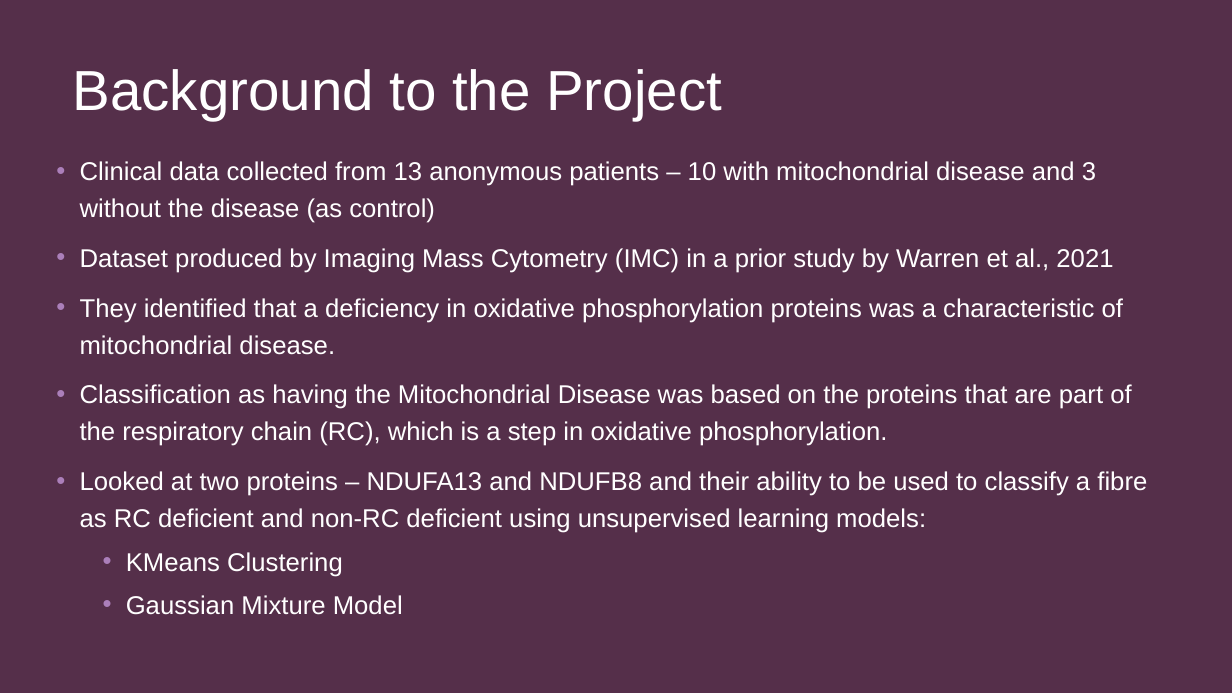
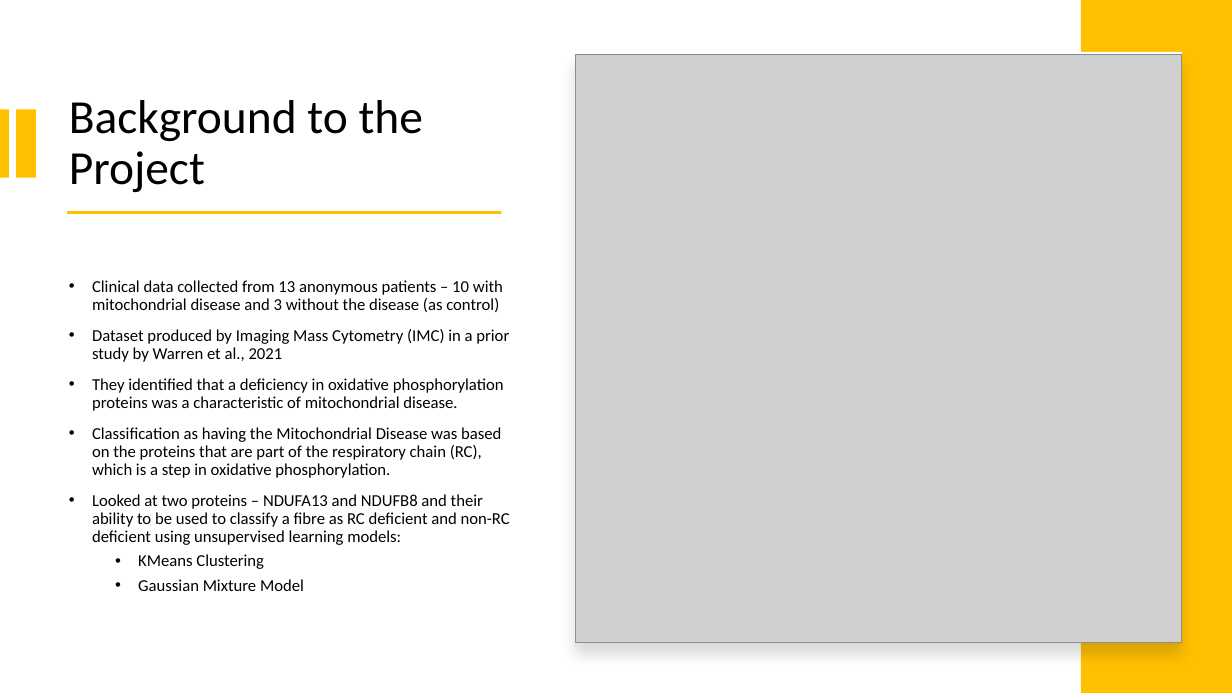
Before and after one commit to FNgongo/Classification_of_fibres_from_the_mitochondrial_disease_dataset_using_clustering_techniques, a slide deck: slide 2 of Dissertation27:Aug/Presentation Diss.pptx. Drawn at 1232x693 pixels with LibreOffice and Linux fonts; fonts in the diff are those of the drawing; grey boxes stand for pictures. Boxes give left, top, right and bottom in pixels: in the first picture for what was removed or moved away, otherwise in the second. Text is boxed around its words. In the diff, an @@ line names an element or a change of style, - is before the commit and + after.

```diff
--- a/Dissertation27:Aug/Presentation Diss.pptx
+++ b/Dissertation27:Aug/Presentation Diss.pptx
@@ background #3B2134 to #FFFFFF @@
@@ rectangle removed at [0, 0, 1232, 693] @@
@@ rectangle added at [1081, 0, 1232, 693], fill #FFC000 @@
@@ rectangle added at [575, 52, 1182, 641], fill #FFFFFF @@
@@ picture added at [576, 55, 1182, 642] @@
@@ title "Background to the Project": place and size @@
-title "Background to the Project" at [73, 69, 722, 120]
+title "Background to the Project" at [69, 100, 423, 192]
@@ title "Background to the Project" at [69, 100, 423, 192]: size 44 to 37 pt, font Arial to Calibri, text colour #FFFFFF to #000000; line spacing 0.88 to 0.9; vertical alignment top to middle @@
@@ rectangle added at [0, 109, 9, 177], fill #FFC000 @@
@@ rectangle added at [16, 109, 35, 177], fill #FFC000 @@
@@ text "Clinical data collected from 13 ...": place and size @@
-text "Clinical data collected from 13 ..." at [80, 161, 1147, 615]
+text "Clinical data collected from 13 ..." at [92, 280, 510, 591]
@@ text "Clinical data collected from 13 ..." at [92, 280, 510, 591]: size 20 to 13 pt, font Arial to Calibri, text colour #FFFFFF to #000000; line spacing 1.2 to 0.9; vertical alignment top to middle @@
@@ rectangle added at [67, 212, 502, 214], fill #FFC000 @@
```
Also in this commit, not shown: 7 other slides changed, 1 slide added, 1 other file.
